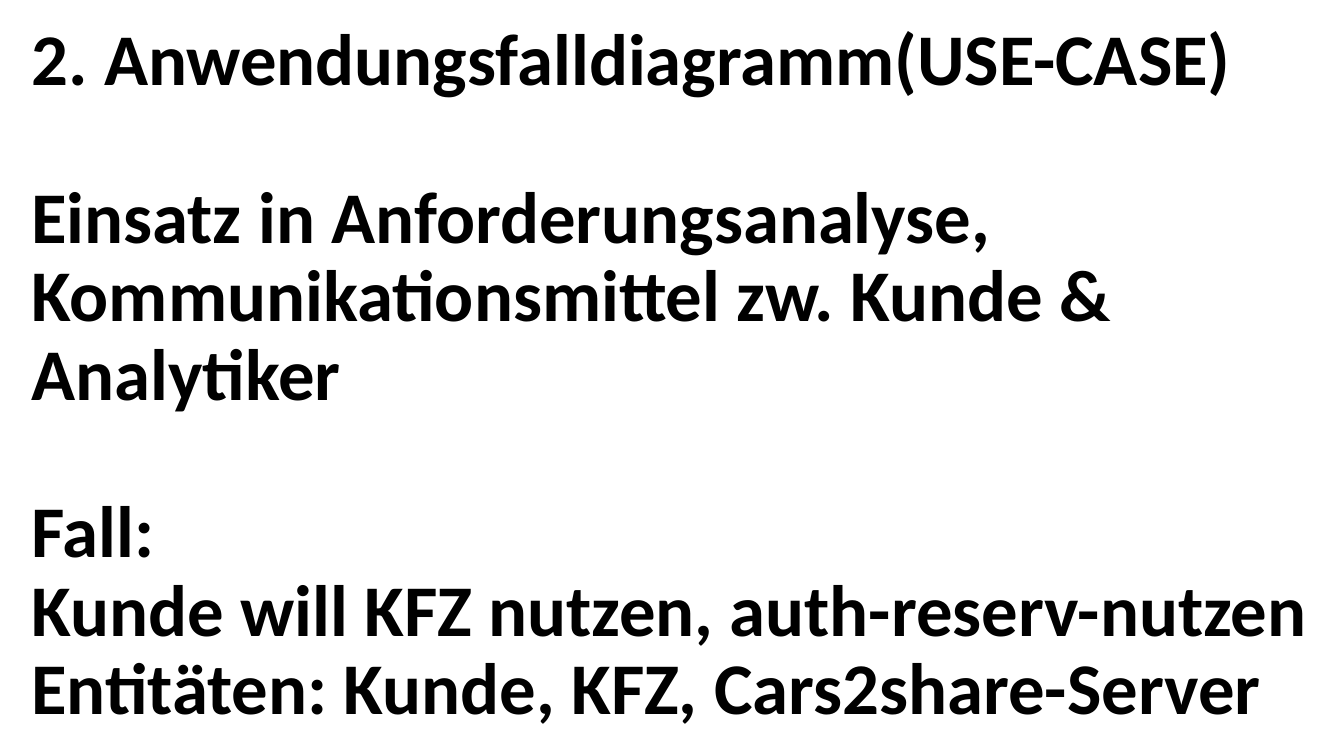
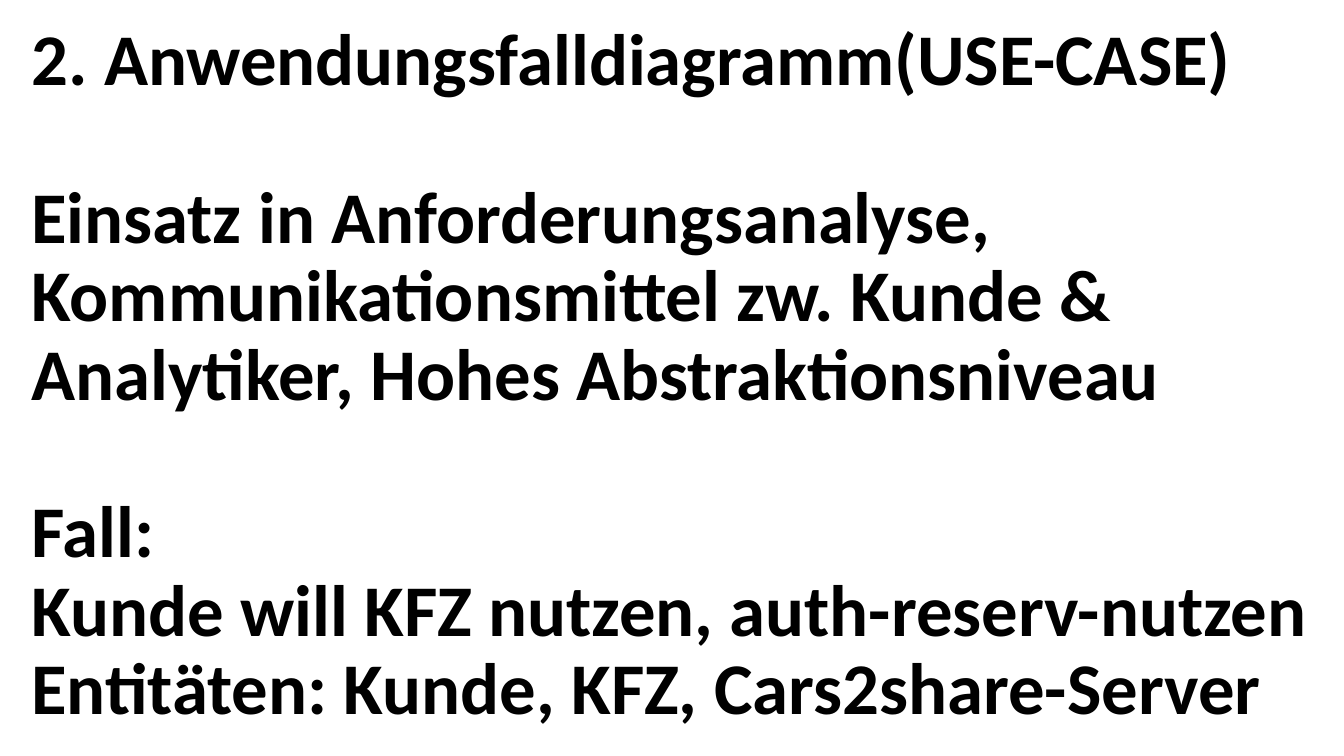
Before and after one commit to chrizz92/SYP-UML-5ABIF-2020-2021, a slide deck: slide 3 of UML_Text_Christian.pptx. Drawn at 1344x756 pixels with LibreOffice and Linux fonts; fonts in the diff are those of the drawing. Boxes give left, top, right and bottom in pixels: in the first picture for what was removed or moved away, otherwise in the second. Text is boxed around its words. In the diff, an @@ line names an element or a change of style, - is before the commit and + after.

```diff
--- a/UML_Text_Christian.pptx
+++ b/UML_Text_Christian.pptx
@@ title at <box>31,31,1307,724</box>: text changed @@
-2. Anwendungsfalldiagramm(USE-CASE)
-Einsatz in Anforderungsanalyse, Kommunikationsmittel zw. Kunde & Analytiker
-Fall:
-Kunde will KFZ nutzen, auth-reserv-nutzen
-Entitäten: Kunde, KFZ, Cars2share-Server
+2. Anwendungsfalldiagramm(USE-CASE)
+Einsatz in Anforderungsanalyse, Kommunikationsmittel zw. Kunde & Analytiker, Hohes Abstraktionsniveau
+Fall:
+Kunde will KFZ nutzen, auth-reserv-nutzen
+Entitäten: Kunde, KFZ, Cars2share-Server
```
Also in this commit, not shown: 2 other files.
